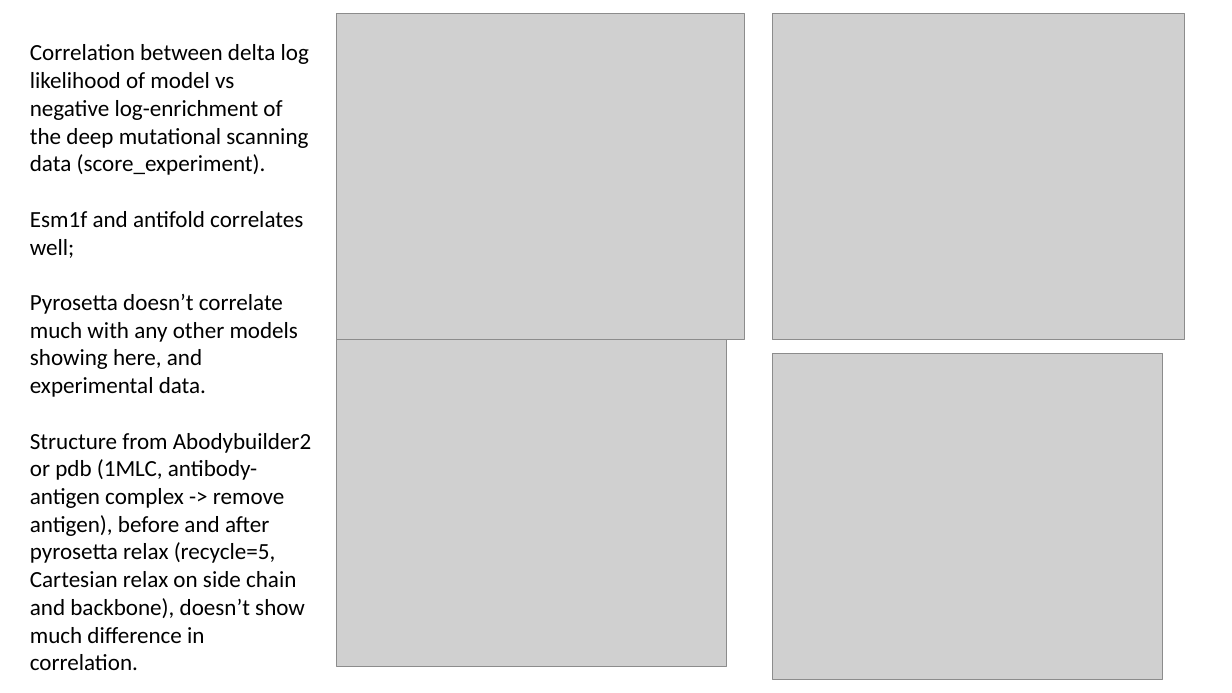
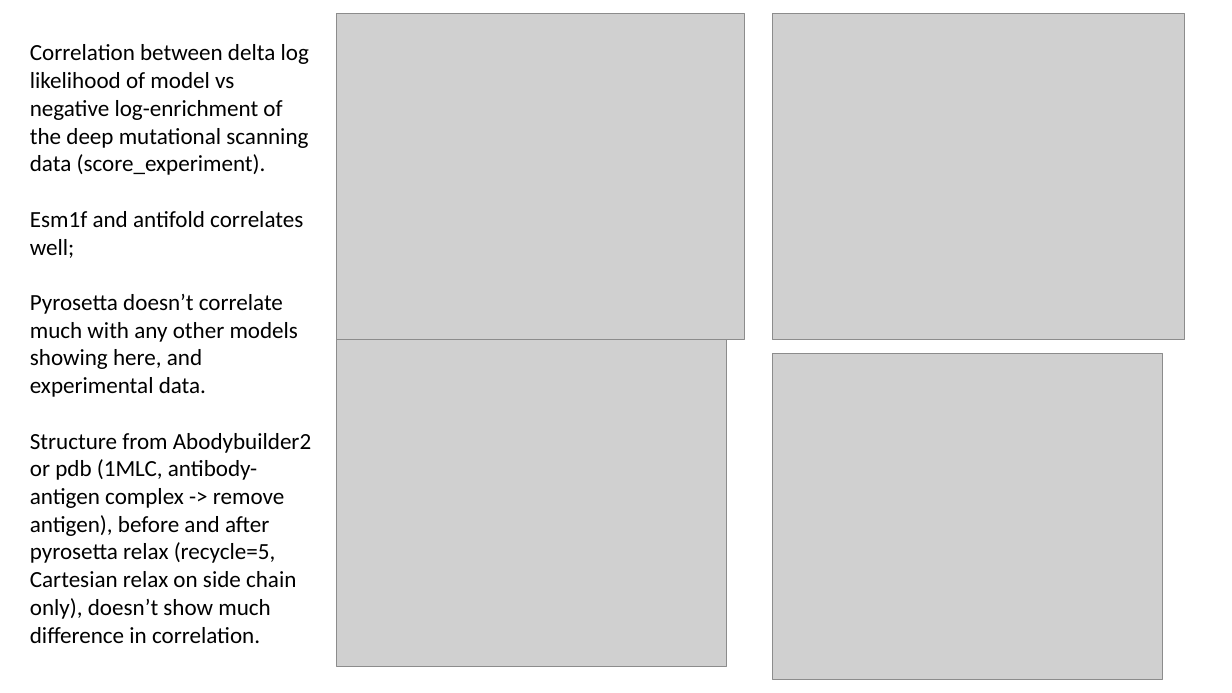
Before and after one commit to WenyueDai/Benchmark_point_mutation_antibody_VHH, a slide deck: slide 1 of benchmark_results/playground_mAb_DMS/1MLC_point_mutation.pptx. Drawn at 1232x693 pixels with LibreOffice and Linux fonts; fonts in the diff are those of the drawing; grey boxes stand for pictures. Boxes give left, top, right and bottom in pixels: in the first picture for what was removed or moved away, otherwise in the second. Text is boxed around its words. In the diff, an @@ line names an element or a change of style, - is before the commit and + after.

```diff
--- a/benchmark_results/playground_mAb_DMS/1MLC_point_mutation.pptx
+++ b/benchmark_results/playground_mAb_DMS/1MLC_point_mutation.pptx
@@ text at box(30, 433, 311, 643): text changed @@
-Structure from Abodybuilder2 or pdb (1MLC, antibody-antigen complex -> remove antigen), before and after pyrosetta relax (recycle=5, Cartesian relax on side chain and backbone), doesn’t show much difference in correlation.
+Structure from Abodybuilder2 or pdb (1MLC, antibody-antigen complex -> remove antigen), before and after pyrosetta relax (recycle=5, Cartesian relax on side chain only), doesn’t show much difference in correlation.
```
Also in this commit, not shown: 4 other slides changed, 4 slides added, 2 other files.
